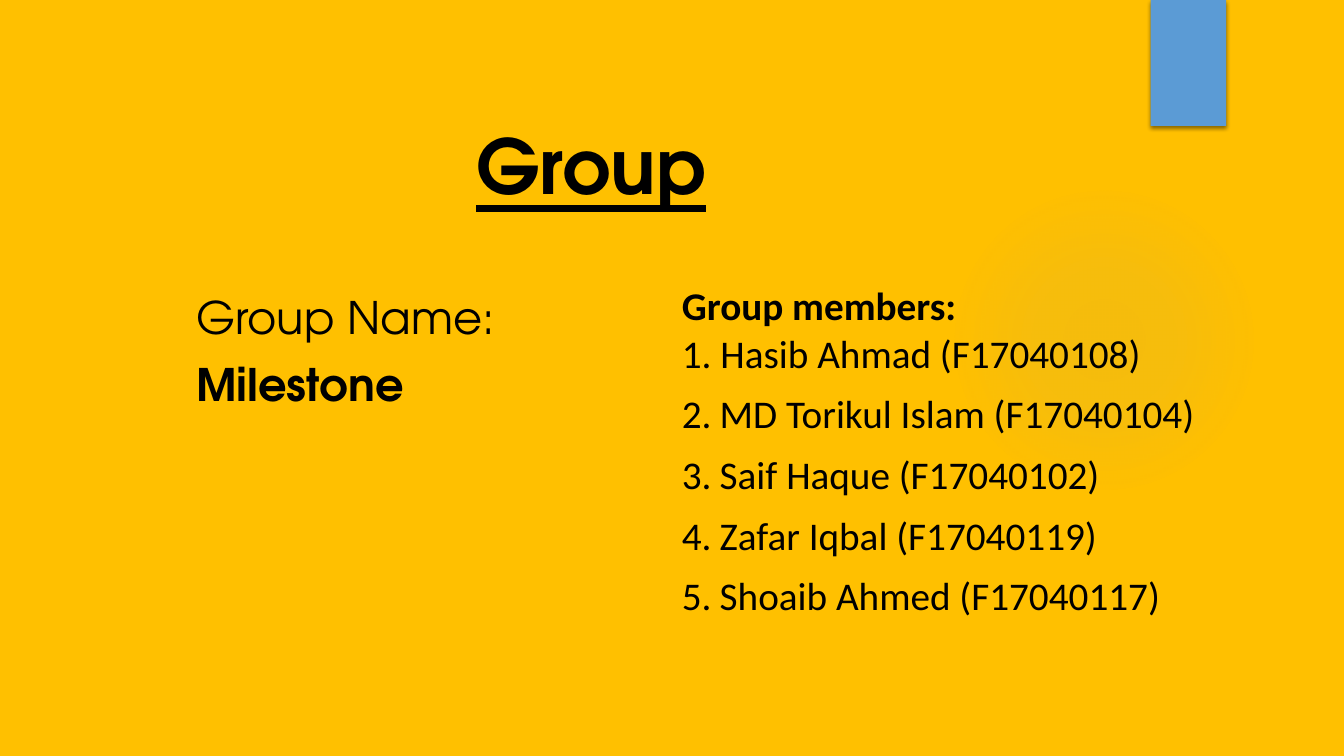
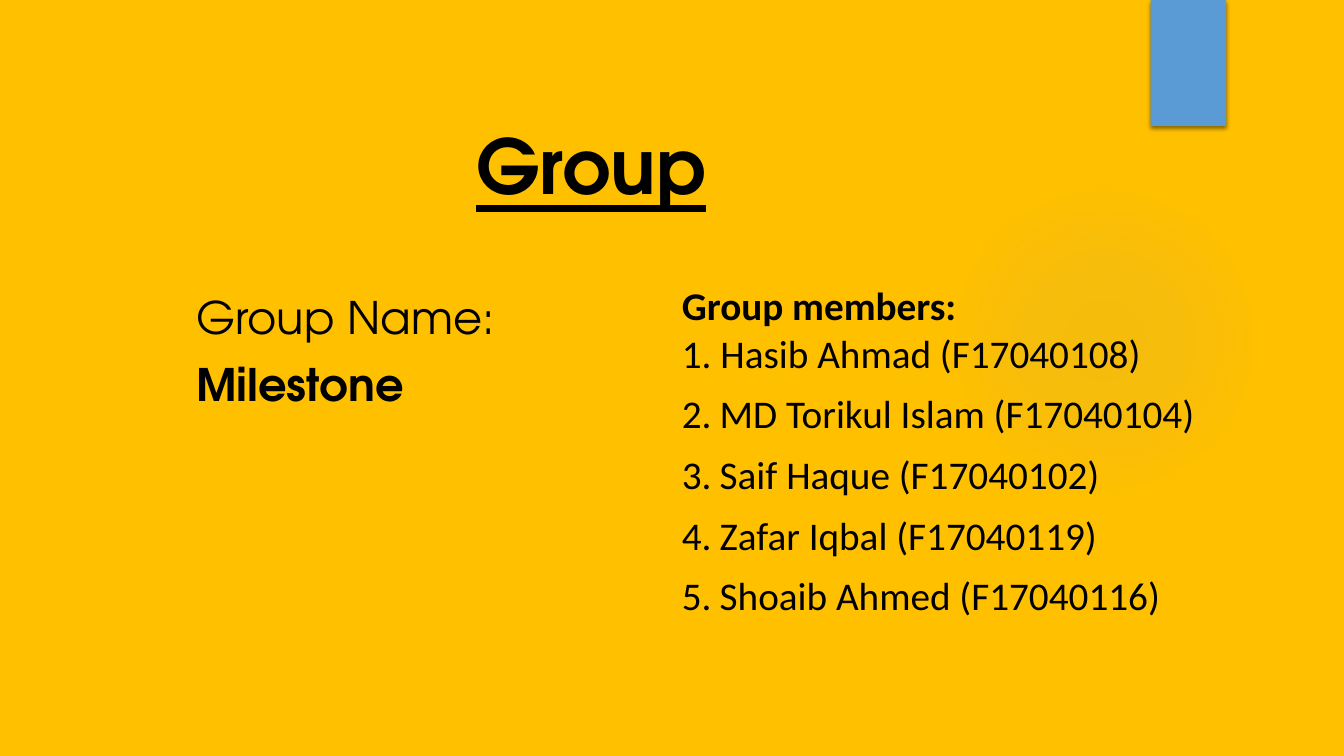
Before and after one commit to njuptcourses/se-2019-autumn-milestone, a slide deck: slide 2 of PROPOSAL 101.pptx. Drawn at 1344x756 pixels with LibreOffice and Linux fonts; fonts in the diff are those of the drawing; background and template pictures are left out. Boxes give left, top, right and bottom in pixels: in the first picture for what was removed or moved away, otherwise in the second. Text is boxed around its words. In the diff, an @@ line names an element or a change of style, - is before the commit and + after.

```diff
--- a/PROPOSAL 101.pptx
+++ b/PROPOSAL 101.pptx
@@ text at (720, 581, 1159, 616): text changed @@
-5. Shoaib Ahmed (F17040117)
+5. Shoaib Ahmed (F17040116)
```
Also in this commit, not shown: 1 other file.
